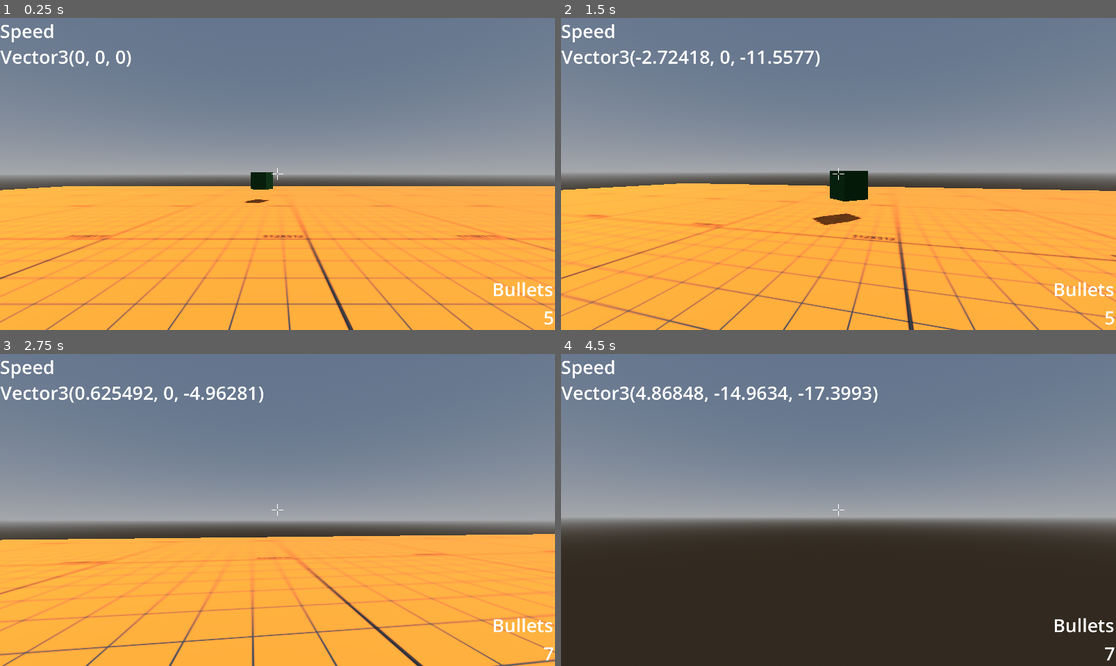
Above: before the commit, frames 1-4 (two rows, left to right).
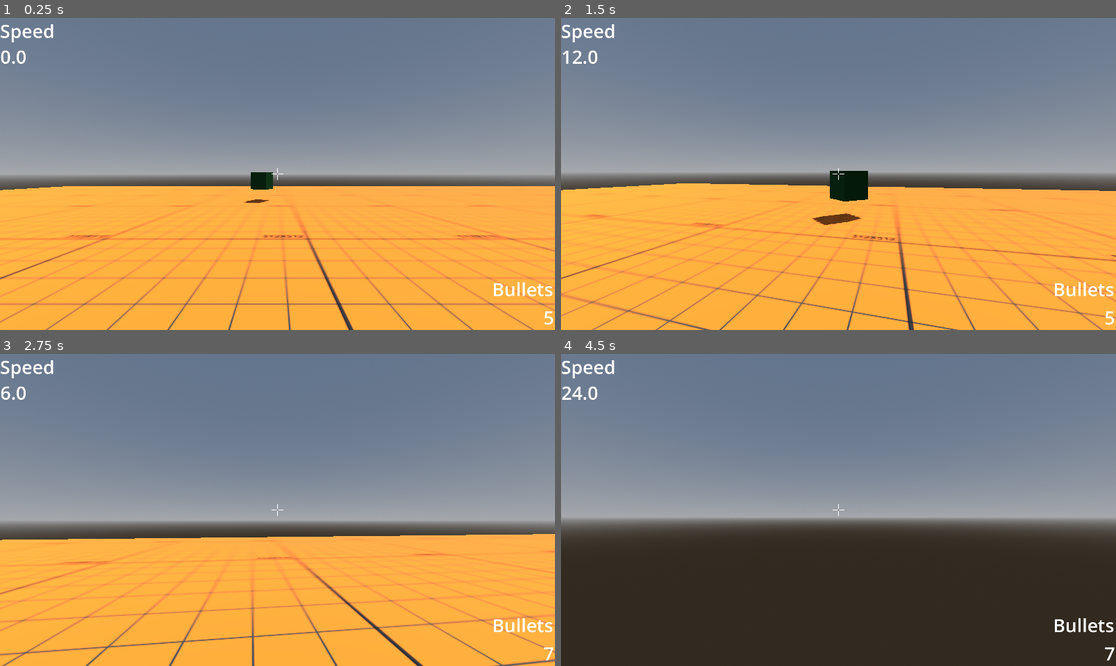
Above: after the commit, the same moments.

Repository: Nyedveg/Hop-Shot
Game: Godot game, scene res://main.tscn
The game is run twice, just before and just after one commit, with the same random seed, the same clock (stepped at 60 frames per second) and the same inputs.
Inputs (mouse positions are in pixels of both pictures, inside the frame that each line leads up to):
- Up to frame 1 (0.25 s): no input
- Up to frame 2 (1.5 s): tap Enter at 0.5 s; move the mouse to (866, 174) at 0.52 s; hold Ctrl (crouch) 0.53-1.28 s; hold W (move_forward) from 0.53 s (still down); tap Shift (sprint) at 0.8, 1.35 s; move the mouse to (810, 174) at 1.27 s
- Up to frame 3 (2.75 s): keep holding W (move_forward); tap Ctrl (crouch) at 1.55 s; move the mouse to (288, 503) at 2.02 s; hold Ctrl (crouch) from 2.03 s (still down); tap Shift (sprint) at 2.3 s
- Up to frame 4 (4.5 s): keep holding W (move_forward); move the mouse to (832, 516) at 2.77 s; release Ctrl (crouch) at 2.78 s; click (832, 516) at 2.85 s; tap Ctrl (crouch) at 3.05 s; move the mouse to (877, 513) at 3.52 s; hold Shift (sprint) 3.53-4.28 s; tap Q (interact) at 3.6 s; move the mouse to (794, 506) at 4.27 s; tap Shift (sprint) at 4.35 s

The runs differ from the first frame. In frame 1, 0.4% of the frame differs, in the area x 0-24%, y 10-16%; in frame 2, 0.7%; in frame 3, 0.8%; in frame 4, 1.0%, in the area x 0-58%, y 10-16%.

Commit message:
Changed speed tracker to show the movement vector length

Diff:
--- a/prefabs/player/Player.gd
+++ b/prefabs/player/Player.gd
@@ -148,15 +148,18 @@
 		player_capsule.shape.height += crouch_speed * delta
 	player_capsule.shape.height = clamp(player_capsule.shape.height, crouch_height,normal_height)
 
-
+# SHOT SPAWNING PASSTHROUGH FORM WEAPON HANDLER
 func _on_weapon_handler_shot_fired(pos):
 	emit_signal("player_shot_fired", pos)
 
+# MAIN SCENE PASSTHROUGH FOR INCRAMENTING AMMO
 func _on_node_3d_change_ammo(setAmmo):
 	emit_signal("player_change_ammo", setAmmo)
 
+# MAIN SCENE PASSTHROUGH FOR SETTING BULLET COUNT
 func _on_node_3d_set_ammo(ammoCount):
 	emit_signal("player_set_ammo", ammoCount)
 
+# UI UPDATER PASSTHROUGH FOR UPDATING AMMO COUNT
 func _on_weapon_handler_update_ammo(currentAmmo):
 	emit_signal("player_update_ammo", currentAmmo)
--- a/scripts/Main_level_script.gd
+++ b/scripts/Main_level_script.gd
@@ -15,21 +15,23 @@
 
 # Called every frame. 'delta' is the elapsed time since the previous frame.
 func _process(_delta):
-	speed_label.text = var_to_str(player.velocity)
+	speed_label.text = var_to_str(ceil(player.velocity.length()))
 
-# A signal emmited by the player, when the weapon gets shot
+# A SIGNAL EMITTED BY THE PLAYER WHEN THE WEAPON GETS SHOT
 func _on_player_player_shot_fired(pos):
 	var collider = collider_obj.instantiate()
 	add_child(collider)
 	collider.position = pos
-	startAmmo -= 1
 
+# CALLED WHEN PLAYER FALLS OUT OF THE MAP
 func _on_death_zone_body_entered(body):
 	print("You died")
 	body.position = Vector3.ZERO + Vector3(0,5,0)
 
+# PASSTHROUGH FOR UPDATING PLAYER'S AMMO COUMT
 func _on_ammo_create_change_ammo(ammoCount):
 	emit_signal("change_ammo", ammoCount)
 
+# UPDATES THE UI TO SHOW CURRENT AMMO
 func _on_player_player_update_ammo(currentAmmo):
 	ammo_label.text = var_to_str(currentAmmo)
